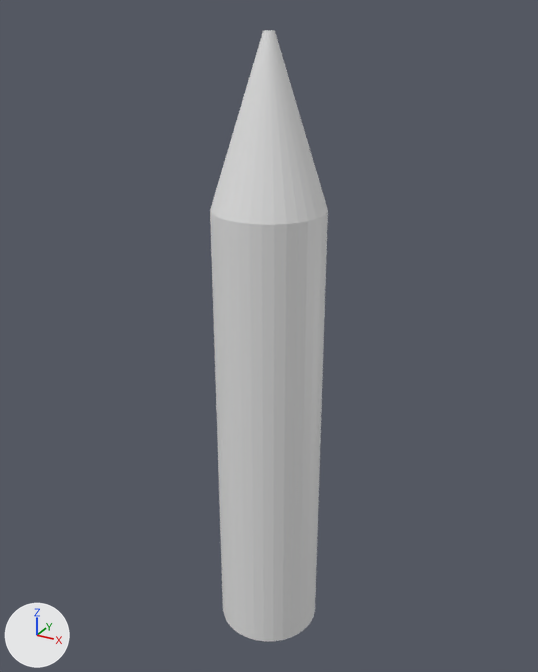
The FBX model Toaster/assets/meshes/Starship1.fbx: old version first, new version second.
One viewpoint serves both versions: a 50 mm camera at (54.2, -98.6, 54.8) aimed at (-1.0, 1.8, 4.6). Arrows for +X, +Y and +Z are at lower left; the lights stay in place. Where no turn or scale is listed for an object, it has been applied to the vertices.

The scene before the commit, as lines of its bpy script (objects in view):
```python
me_cylinder = bpy.data.meshes.new('Cylinder')
me_cylinder.from_pydata(...)  # 96 vertices, 66 faces; spans x -9.0..9.0, y -9.0..9.0, z -52.0..52.0
ob_cylinder = bpy.data.objects.new('Cylinder', me_cylinder)
ob_cylinder.location = (0.0, 0.0, 0.0)
```
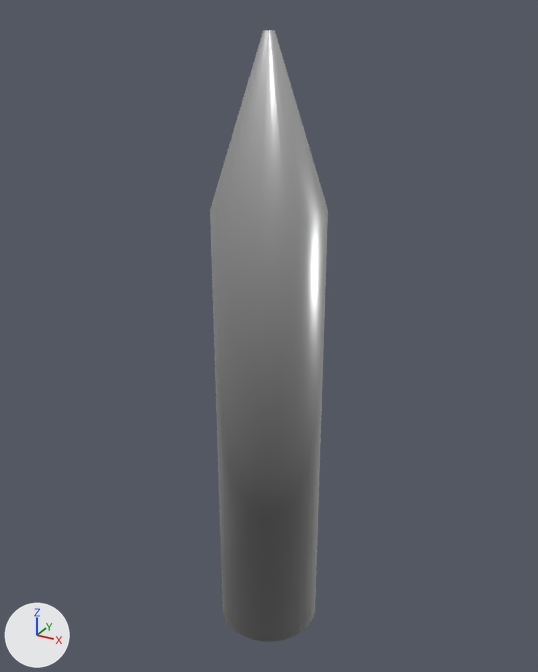
Pixel boxes [x1, y1, x2, y2] of what changed, in the pictures (538 x 672 px):
```json
{"object": "Cylinder", "change": "recoloured, shading changed", "before": [210, 30, 328, 641], "after": [210, 30, 328, 641]}
```

The change, as JSON lines over the scene's bpy script:
```json
{"op": "add", "block": "mat_steel", "code": ["mat_steel = principled_material('Steel')", "mat_steel.base_color = (0.8, 0.8, 0.8)  # white #e7e7e7", "mat_steel.metallic = 1.0", "mat_steel.roughness = 0.365"]}
{"block": "me_cylinder", "where": "me_cylinder.from_pydata(...)  # 96 vertices, 66 faces; spans x -9.0..9.0, y -9.0..9.0, z -52.0..52.0"}
{"block": "me_cylinder", "where": "# used by ob_cylinder; location = (0.0, 0.0, 0.0)"}
{"block": "me_cylinder", "change": "me_cylinder part 1: edges marked sharp go from 160 to 0"}
{"op": "add", "block": "me_cylinder", "code": "me_cylinder.materials.append(mat_steel)  # white #e7e7e7"}
```
